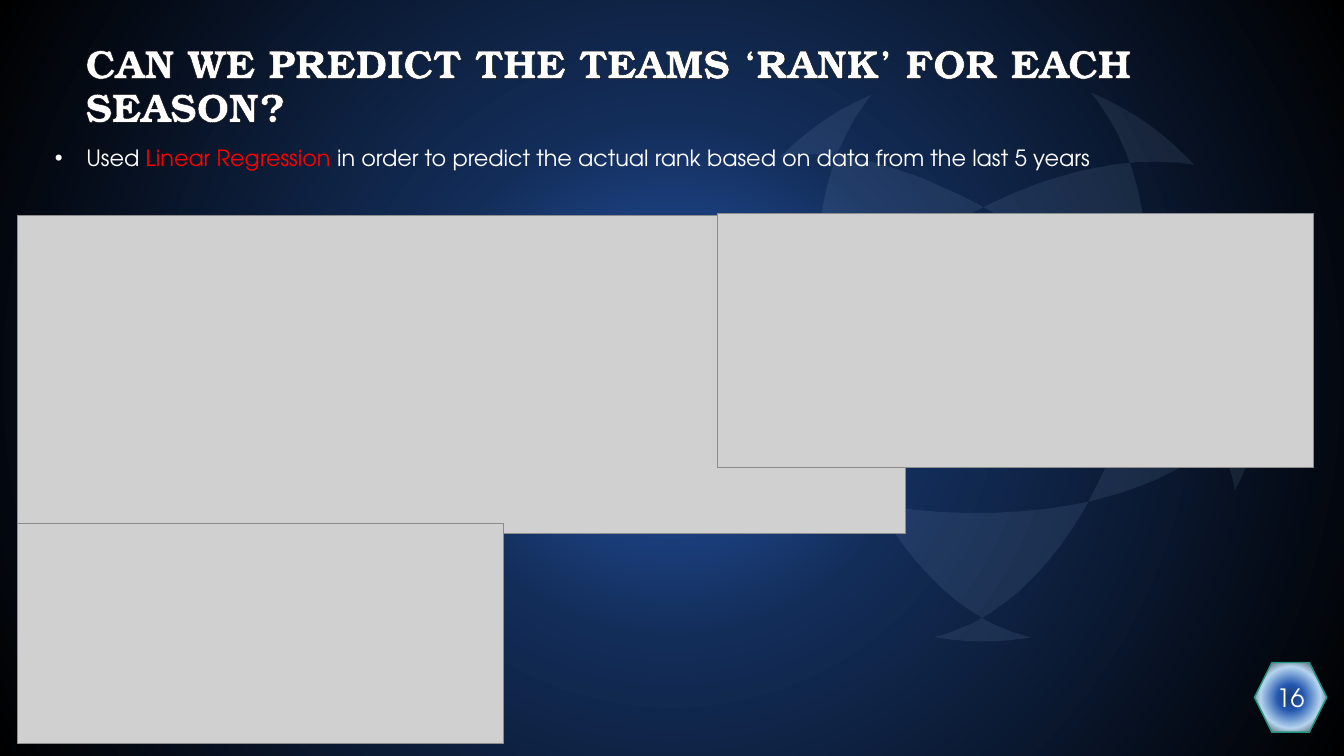
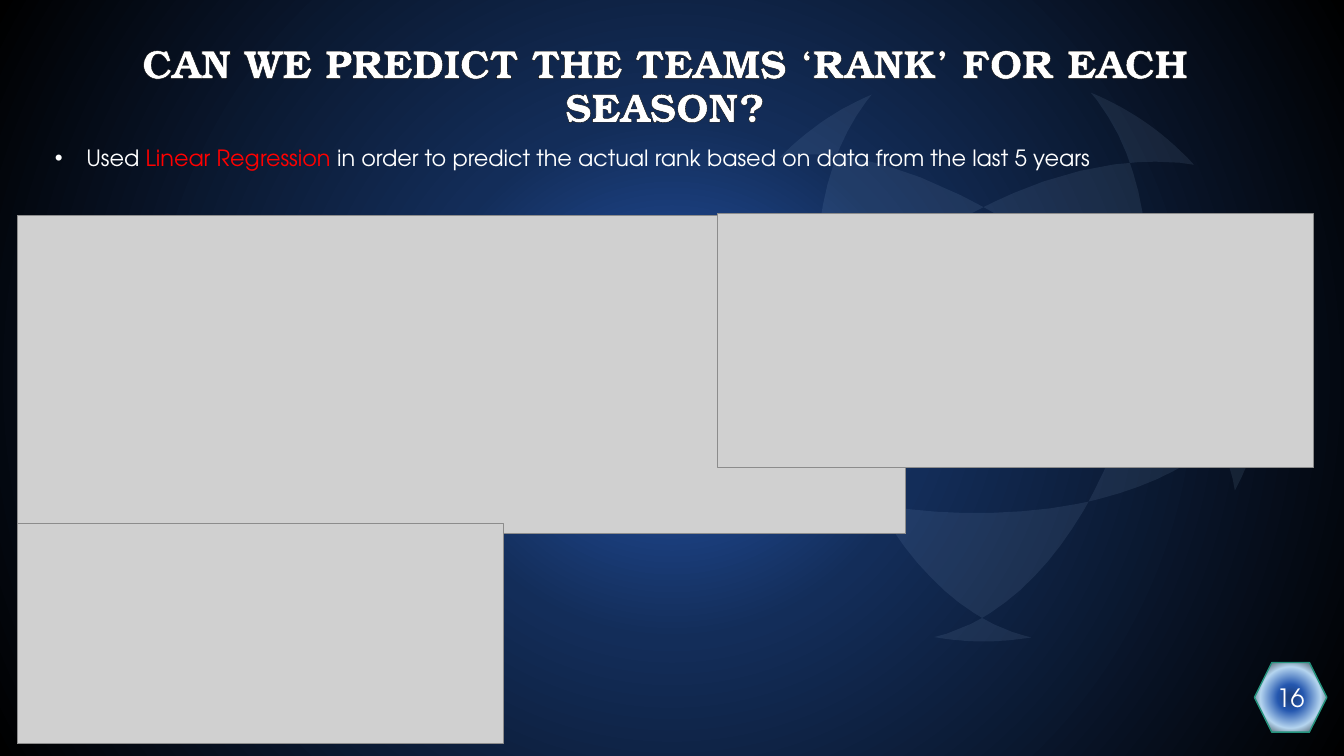
Before and after one commit to Dudi-kreis/Data-science-project, a slide deck: slide 16 of Project Presentation.pptx. Drawn at 1344x756 pixels with LibreOffice and Linux fonts; fonts in the diff are those of the drawing; grey boxes stand for pictures. Boxes give left, top, right and bottom in pixels: in the first picture for what was removed or moved away, otherwise in the second. Text is boxed around its words. In the diff, an @@ line names an element or a change of style, - is before the commit and + after.

```diff
--- a/Project Presentation.pptx
+++ b/Project Presentation.pptx
@@ title "CAN WE PREDICT THE TEAMS ..." at <box>142,50,1187,123</box>: alignment left to centre @@
```
Also in this commit, not shown: 18 other slides changed, 3 slides added, 1 other file.
